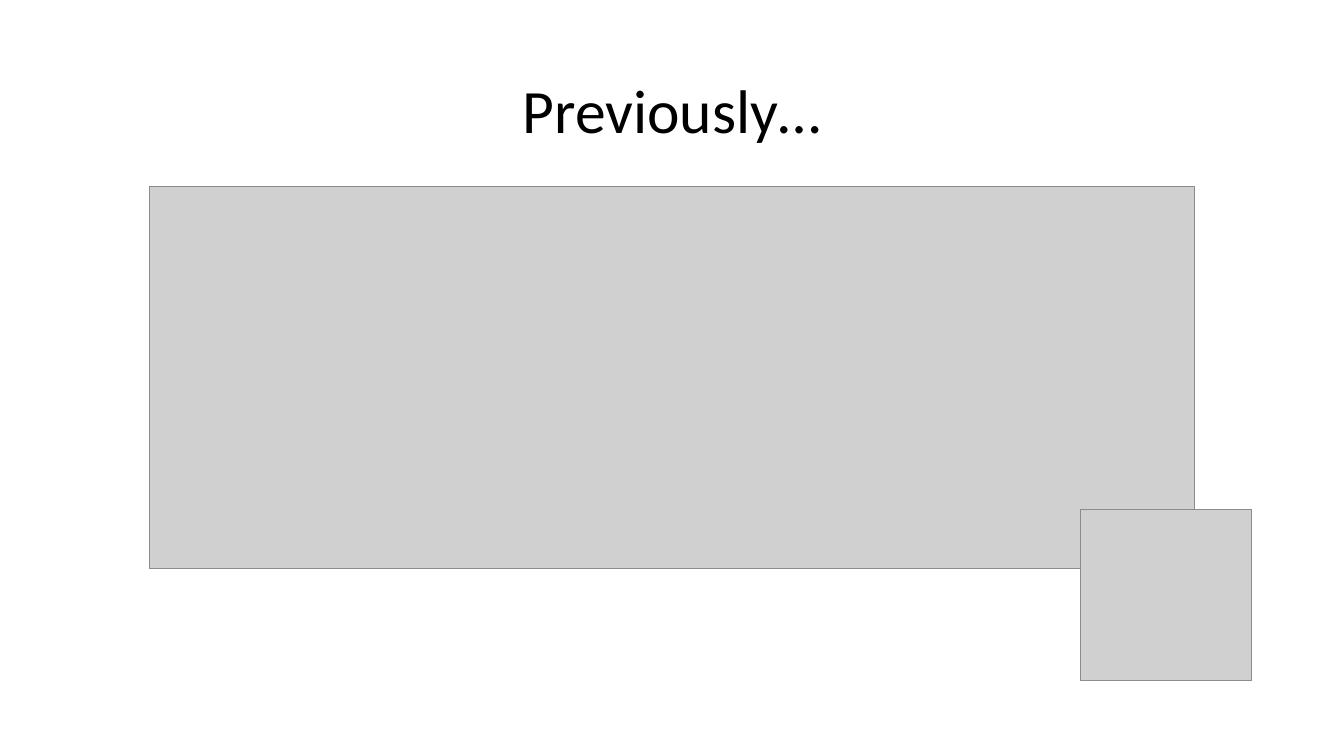
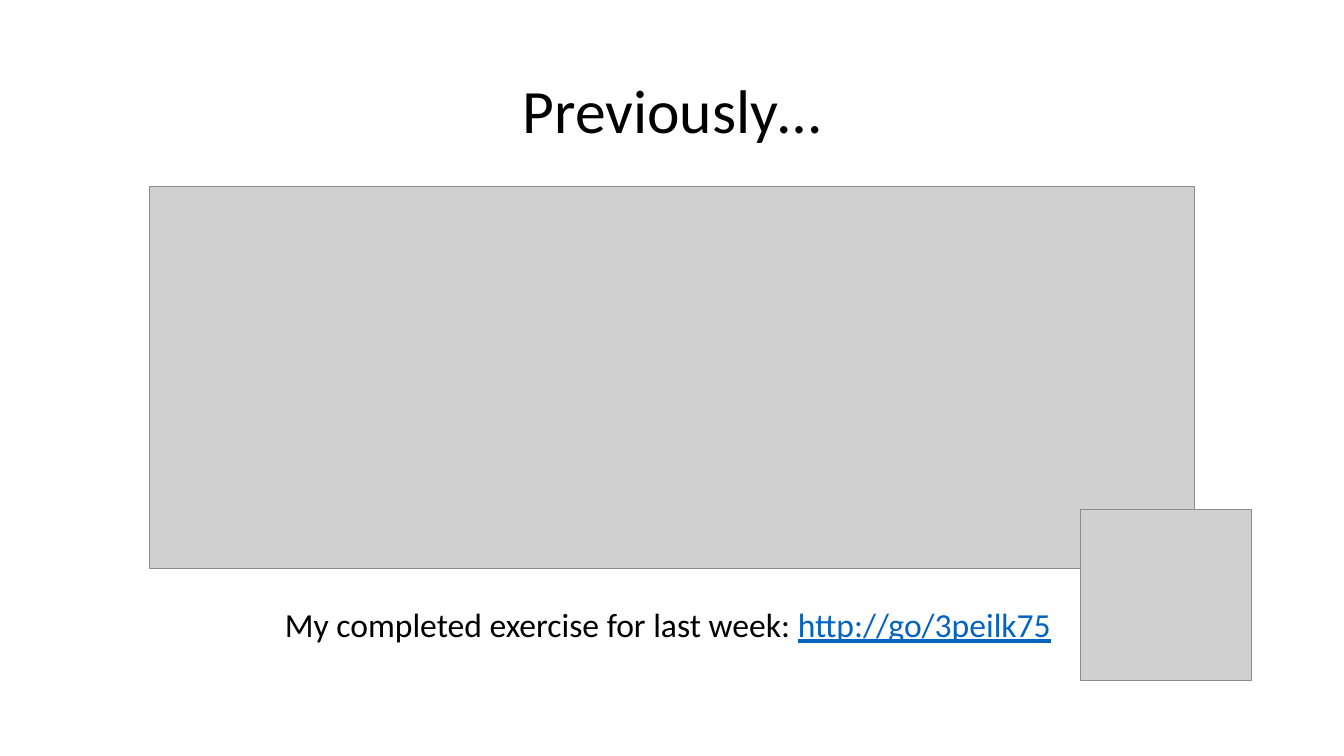
Before and after one commit to wilkotom/python_examples, a slide deck: slide 2 of Python Level 2/Lesson 3/Session 3.pptx. Drawn at 1344x756 pixels with LibreOffice and Linux fonts; fonts in the diff are those of the drawing; grey boxes stand for pictures. Boxes give left, top, right and bottom in pixels: in the first picture for what was removed or moved away, otherwise in the second. Text is boxed around its words. In the diff, an @@ line names an element or a change of style, - is before the commit and + after.

Commit message:
FInalising lesson 3 changes

```diff
--- a/Python Level 2/Lesson 3/Session 3.pptx
+++ b/Python Level 2/Lesson 3/Session 3.pptx
@@ text added at <box>285,613,1051,643</box>, 24 pt, text #000000 @@
+My completed exercise for last week: http://go/3peilk75
```
